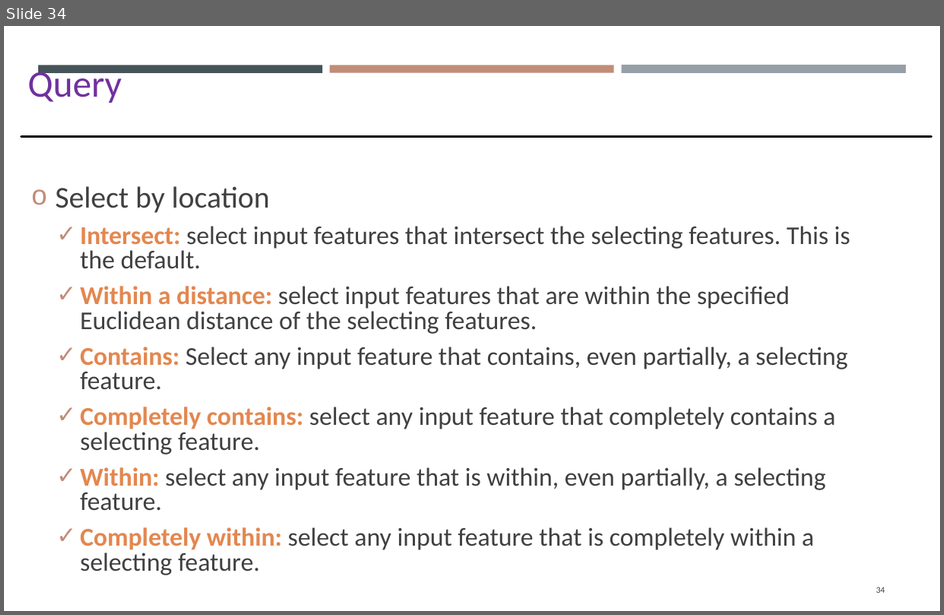
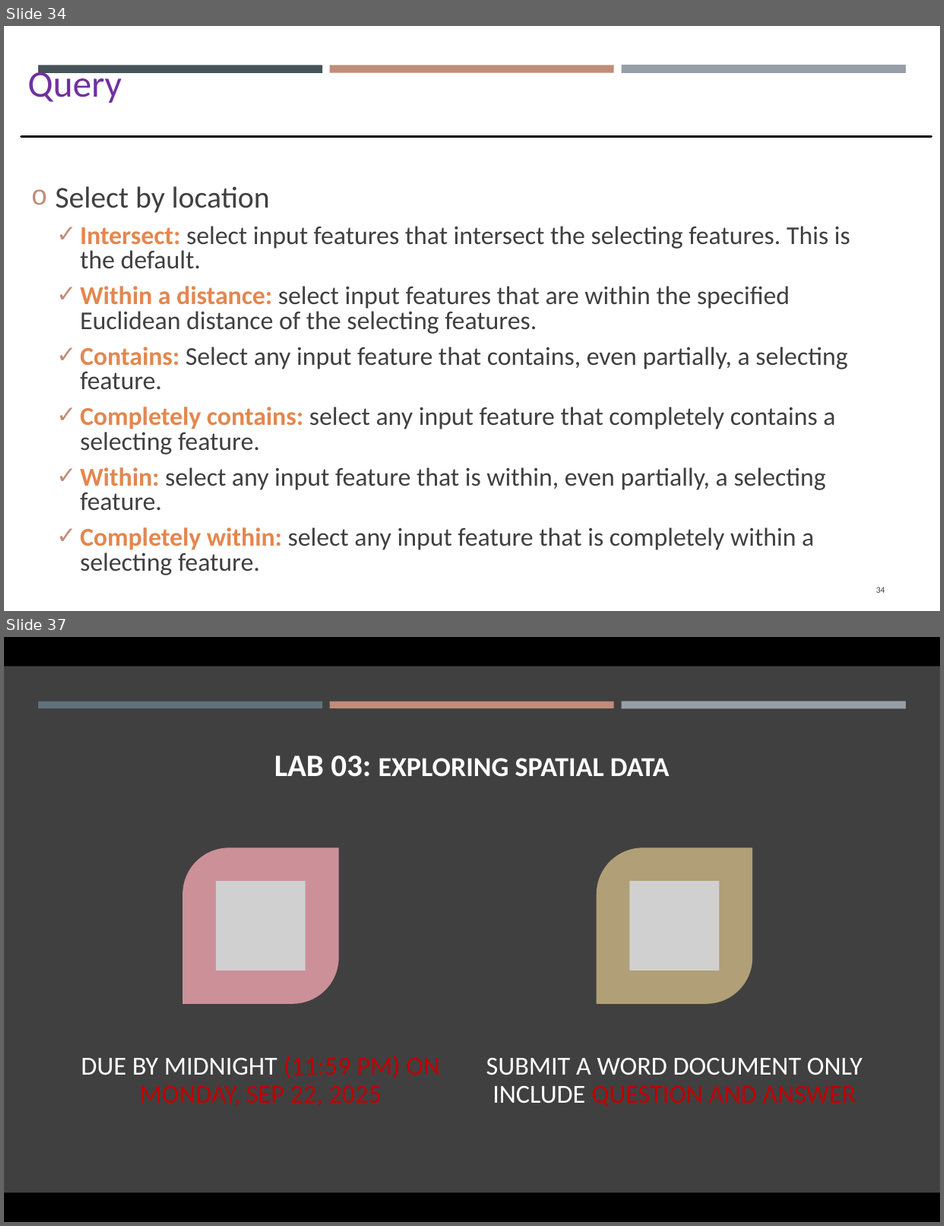
Before and after one commit to gisynw/GIS_I, a slide deck: docs/Lectures/Week05/Week05_GEOG2475_TU.pptx. Shown one above the other, each under a label of ours: slide 34 before the commit, slides 34 and 37 after it; the slides between them are not shown. The pictures are 944x615 and 944x1226 pixels, drawn with LibreOffice and Linux fonts; fonts in the diff are those of the drawing; grey boxes stand for pictures. Boxes give left, top, right and bottom in pixels: in the first picture for what was removed or moved away, otherwise in the second. Text is boxed around its words. In the diff, an @@ line names an element or a change of style, - is before the commit and + after.

```diff
--- a/docs/Lectures/Week05/Week05_GEOG2475_TU.pptx
+++ b/docs/Lectures/Week05/Week05_GEOG2475_TU.pptx
@@ slide 37 added at (4, 637, 940, 1222), background #000000 @@
@@ rectangle added at (4, 666, 940, 1193), fill #404040 @@
@@ rectangle added at (38, 702, 322, 708), fill #60727A @@
@@ rectangle added at (329, 702, 614, 708), fill #C18C78 @@
@@ rectangle added at (622, 702, 906, 708), fill #969FA7 @@
@@ title added at (275, 756, 670, 777), 18.9 pt, text #FFFFFF, bold @@
+LAB 03: EXPLORING SPATIAL DATA
@@ group added at (81, 848, 863, 1107): 2 round diag rects, 2 pictures, 2 texts @@
+DUE BY MIDNIGHT (11:59 PM) ON MONDAY, SEP 22, 2025
+SUBMIT A WORD DOCUMENT ONLY INCLUDE QUESTION AND ANSWER
```
Also in this commit, not shown: 10 slides changed, 2 other slides added, 3 slides removed, 24 other files.
